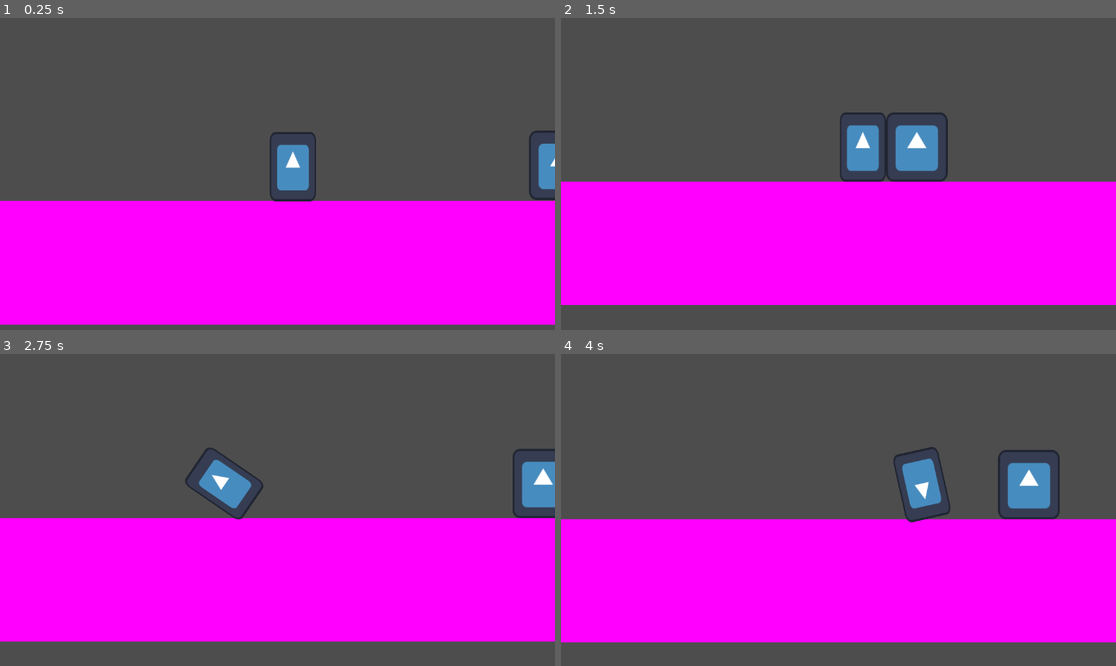
Above: before the commit, frames 1-4 (two rows, left to right).
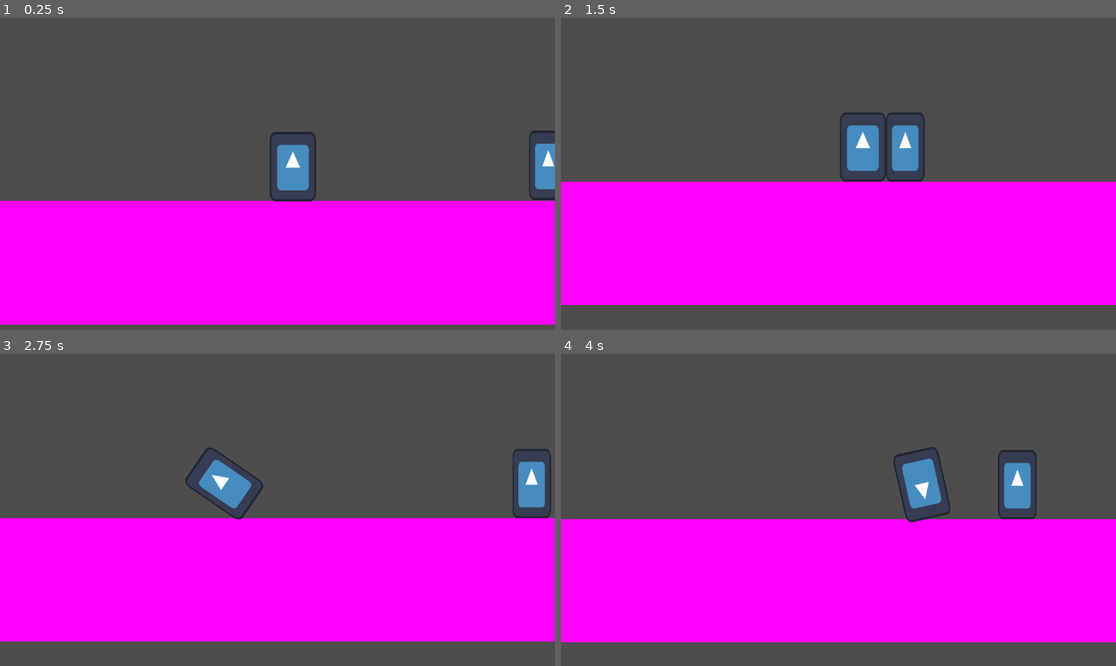
Above: after the commit, the same moments.

Repository: CodeScratcher/soulslike
Game: Godot game, scene res://Levels/test_scene.tscn
The game is run twice, just before and just after one commit, with the same random seed, the same clock (stepped at 60 frames per second) and the same inputs. The engine's default icon, where the game draws it, is replaced by a stand-in: a white triangle on a blue panel in a dark square.
Inputs:
- Up to frame 1 (0.25 s): no input
- Up to frame 2 (1.5 s): hold Space (roll) 0.53-1.28 s; hold D (right) from 0.53 s (still down); tap W (jump) at 0.77 s; tap Space (roll) at 1.35 s
- Up to frame 3 (2.75 s): tap W (jump) at 1.52 s; release D (right) at 2.03 s; hold A (left) from 2.03 s (still down); hold Space (roll) from 2.03 s (still down)
- Up to frame 4 (4 s): release A (left) at 2.78 s; release Space (roll) at 2.78 s; hold D (right) from 2.78 s (still down); tap Space (roll) at 2.85 s; tap W (jump) at 3.02, 3.77 s; hold Space (roll) from 3.53 s (still down)

The runs differ from the first frame. In frame 1, 0.2% of the frame differs, in the area x 95-100%, y 36-59%; in frame 2, 1.0%; in frame 3, 0.5%; in frame 4, 1.0%, in the area x 78-90%, y 30-54%.

Commit message:
Enemy size change

Diff:
--- a/Objects/test_enemy.tscn
+++ b/Objects/test_enemy.tscn
@@ -10,19 +10,19 @@
 height = 72.0
 
 [sub_resource type="RectangleShape2D" id="RectangleShape2D_3lqeg"]
-size = Vector2(44, 72)
+size = Vector2(22, 72)
 
 [node name="TestEnemy" type="CharacterBody2D"]
 collision_layer = 4
 script = ExtResource("1_faffx")
 
 [node name="Sprite2D" type="Sprite2D" parent="."]
-position = Vector2(32, 34)
-scale = Vector2(0.5, 0.5625)
+position = Vector2(20, 34)
+scale = Vector2(0.3125, 0.5625)
 texture = ExtResource("1_brvmh")
 
 [node name="CollisionShape2D2" type="CollisionShape2D" parent="."]
-position = Vector2(54, 34)
+position = Vector2(30, 34)
 shape = SubResource("CapsuleShape2D_fbocd")
 
 [node name="CollisionShape2D" type="CollisionShape2D" parent="."]
@@ -30,5 +30,5 @@
 shape = SubResource("CapsuleShape2D_k6hhj")
 
 [node name="CollisionShape2D3" type="CollisionShape2D" parent="."]
-position = Vector2(32, 34)
+position = Vector2(20, 34)
 shape = SubResource("RectangleShape2D_3lqeg")
